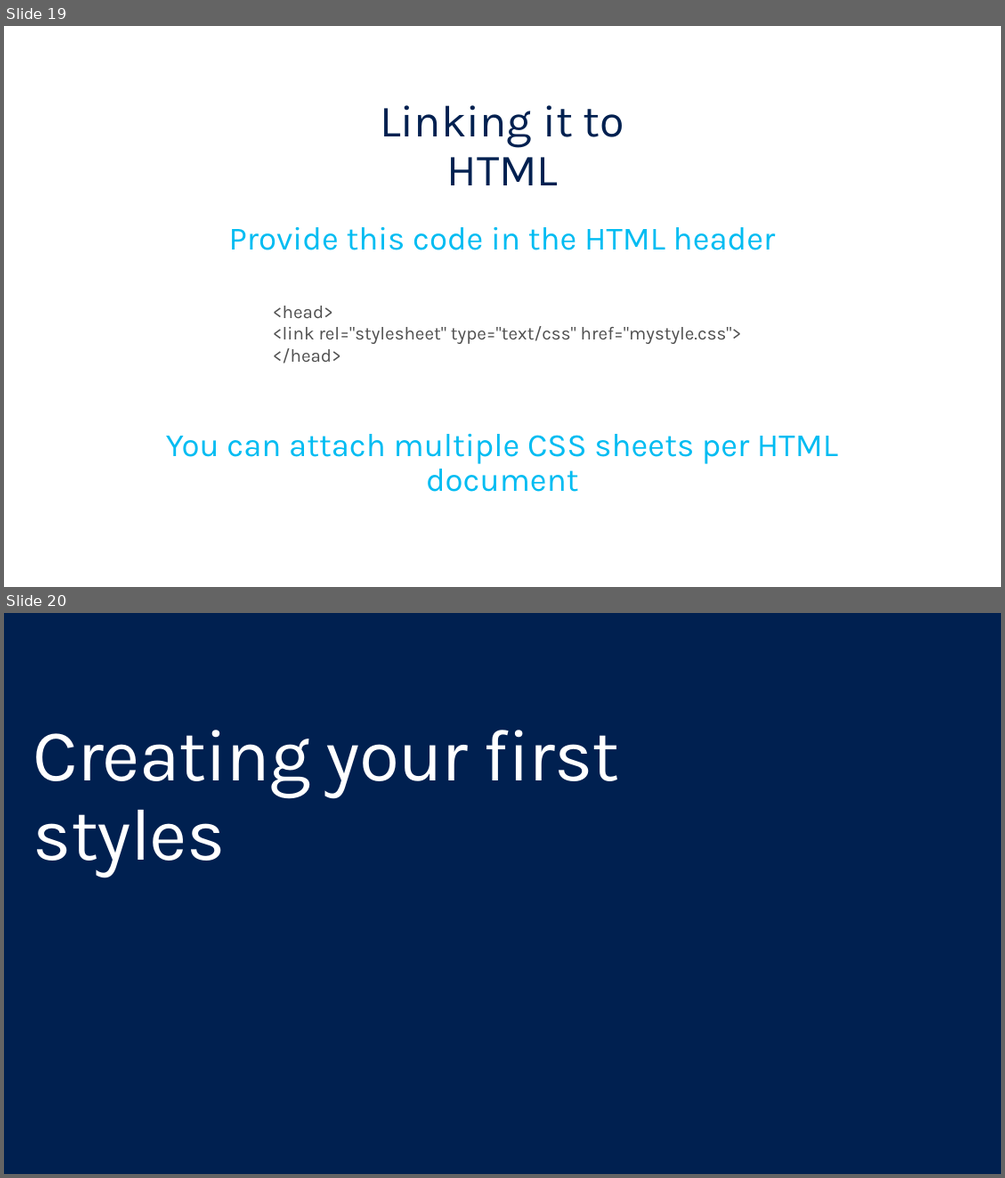
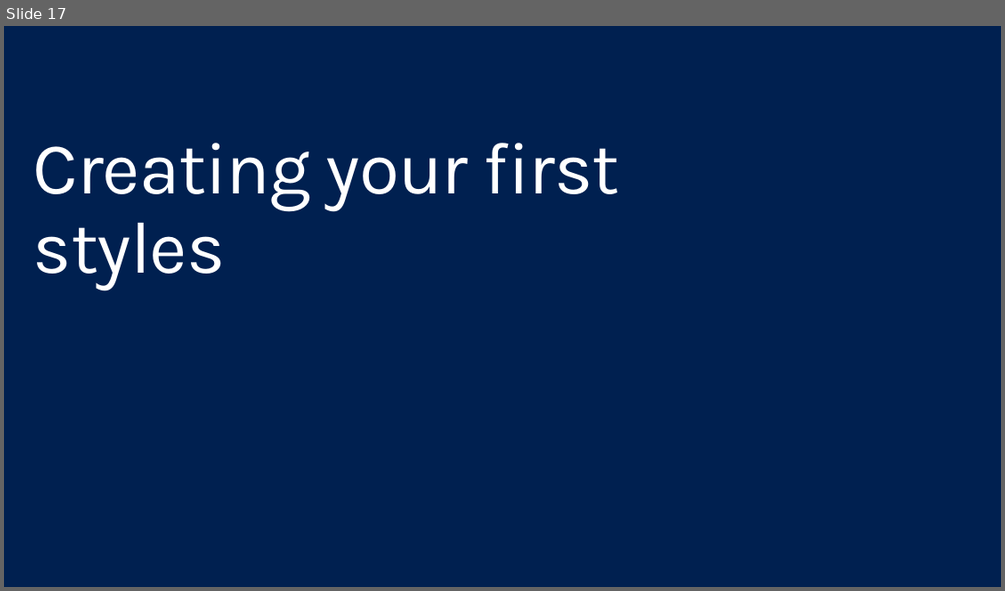
Before and after one commit to yashodha96/html-css-beginners, a slide deck: Slides/2 - Creating your first page.pptx. Shown one above the other, each under a label of ours: slides 19 and 20 before the commit, slide 17 after it. The pictures are 1005x1178 and 1005x591 pixels, drawn with LibreOffice and Linux fonts; fonts in the diff are those of the drawing. Boxes give left, top, right and bottom in pixels: in the first picture for what was removed or moved away, otherwise in the second. Text is boxed around its words. In the diff, an @@ line names an element or a change of style, - is before the commit and + after.

```diff
--- a/Slides/2 - Creating your first page.pptx
+++ b/Slides/2 - Creating your first page.pptx
@@ slide 19 removed at (x1=4, y1=26, x2=1001, y2=587), background #FFFFFF @@
@@ text removed at (x1=380, y1=105, x2=624, y2=185) @@
-Linking it to HTML
@@ text removed at (x1=229, y1=227, x2=776, y2=250) @@
-Provide this code in the HTML header
@@ text removed at (x1=273, y1=305, x2=742, y2=363) @@
-<head>
-<link rel="stylesheet" type="text/css" href="mystyle.css">
-</head>
@@ text removed at (x1=166, y1=434, x2=838, y2=491) @@
-You can attach multiple CSS sheets per HTML document
@@ what was slide 20 is now slide 17 @@
```
Also in this commit, not shown: 2 other slides removed, 10 other files.
